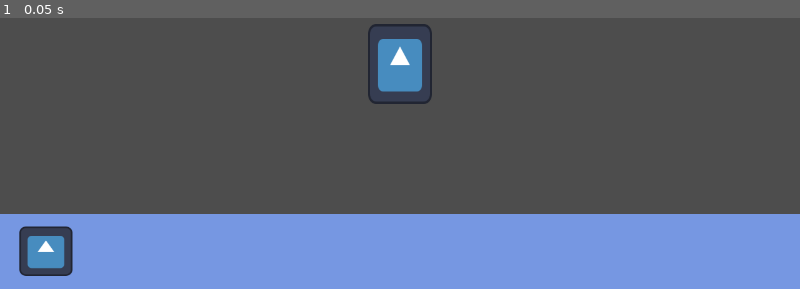
Above: before the commit, frame 1.
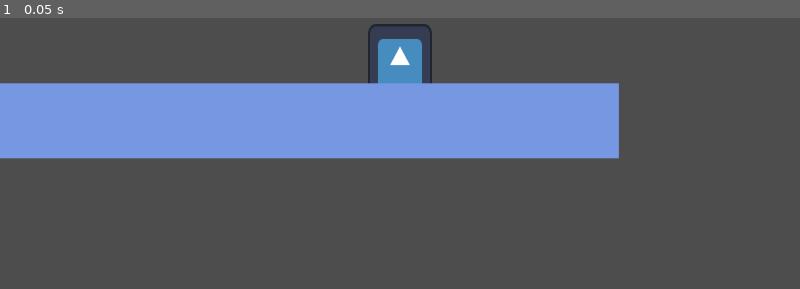
Above: after the commit, the same moment.

Repository: panda-ARCMH/BoblinQuest
Game: Godot game, scene res://dungeon.tscn
Two runs of this game, one before a commit and one after it. Both use one fixed random seed, a clock stepped at 60 frames per second and the inputs below. The engine's default icon, where the game draws it, is replaced by a stand-in: a white triangle on a blue panel in a dark square.
Inputs:
- Up to frame 1 (0.05 s): no input

The runs differ from the first frame. In frame 1, 49% of the frame differs, in the area x 0-100%, y 23-100%.

Commit message:
feat: semi-done stats. Creating new item pickup logic.

Diff:
--- a/boblin-quest/boblin.gd
+++ /dev/null
@@ -1,10 +0,0 @@
-extends CharacterBody2D
-
-const SPEED := 300.0
-
-func _physics_process(delta: float) -> void:
-	var dir := Input.get_vector("ui_left", "ui_right", "ui_up", "ui_down")
-	if dir != Vector2.ZERO:
-		print("moving")
-	velocity = dir * SPEED
-	move_and_slide()
--- a/boblin-quest/dungeon.tscn
+++ b/boblin-quest/dungeon.tscn
@@ -1,7 +1,7 @@
 [gd_scene format=3 uid="uid://baplemtd017hj"]
 
 [ext_resource type="Texture2D" uid="uid://bev1ttcujvfi5" path="res://icon.svg" id="1_6elmv"]
-[ext_resource type="Script" uid="uid://c3jysr2vwf7qv" path="res://boblin.gd" id="1_qu0b2"]
+[ext_resource type="Script" uid="uid://c3jysr2vwf7qv" path="res://player/boblin.gd" id="1_qu0b2"]
 [ext_resource type="Texture2D" uid="uid://csvw4h5lauuhu" path="res://assets/initialconcept.png" id="3_noicg"]
 
 [sub_resource type="CapsuleShape2D" id="CapsuleShape2D_qu0b2"]
@@ -50,6 +50,10 @@
 anchors_preset = 15
 anchor_right = 1.0
 anchor_bottom = 1.0
+offset_left = -290.0
+offset_top = -209.0
+offset_right = -290.0
+offset_bottom = -209.0
 grow_horizontal = 2
 grow_vertical = 2
 
--- /dev/null
+++ b/boblin-quest/items/banana.tscn
@@ -0,0 +1,3 @@
+[gd_scene format=3 uid="uid://cc82ck07xuhrg"]
+
+[node name="Banana" type="Node2D" unique_id=588233102]
--- /dev/null
+++ b/boblin-quest/items/brown_goop.tscn
@@ -0,0 +1,3 @@
+[gd_scene format=3 uid="uid://dea3pmyrhg7q6"]
+
+[node name="BrownGoop" type="Node2D" unique_id=767582850]
--- /dev/null
+++ b/boblin-quest/items/energy_drink.tscn
@@ -0,0 +1,3 @@
+[gd_scene format=3 uid="uid://djisvrxspnavt"]
+
+[node name="EnergyDrink" type="Node2D" unique_id=1714781621]
--- /dev/null
+++ b/boblin-quest/items/grum_grum.tscn
@@ -0,0 +1,3 @@
+[gd_scene format=3 uid="uid://b4lqvxo7n8t7p"]
+
+[node name="GrumGrum" type="Node2D" unique_id=94164151]
--- /dev/null
+++ b/boblin-quest/items/healing_item.tscn
@@ -0,0 +1,3 @@
+[gd_scene format=3 uid="uid://d0o4s721j58pu"]
+
+[node name="HealingItem" type="Node2D" unique_id=70923905]
--- /dev/null
+++ b/boblin-quest/items/itemPickup.gd
@@ -0,0 +1 @@
+extends
--- /dev/null
+++ b/boblin-quest/player/boblin.gd
@@ -0,0 +1,22 @@
+extends CharacterBody2D
+
+# Boblin's stats
+@export var player_stats: PlayerStats = PlayerStats.new()
+
+func _ready() -> void:
+	player_stats.start_run();
+
+# Player movement
+func _physics_process(_delta: float) -> void:
+	var input_dir:= Input.get_vector(
+		"ui_left",
+		"ui_right",
+		"ui_up",
+		"ui_down"
+	)
+	if input_dir != Vector2.ZERO:
+		print("moving")
+
+	# Player move speed determined by the Move Speed stat.
+	velocity = input_dir * player_stats.get_move_speed()
+	move_and_slide()
--- /dev/null
+++ b/boblin-quest/player/boblinCharacter.tscn
@@ -0,0 +1,22 @@
+[gd_scene format=3 uid="uid://c5q1edwdtifuw"]
+
+[ext_resource type="Texture2D" uid="uid://bev1ttcujvfi5" path="res://icon.svg" id="1_3l2ri"]
+[ext_resource type="Script" uid="uid://c3jysr2vwf7qv" path="res://player/boblin.gd" id="1_6muyc"]
+[ext_resource type="Script" uid="uid://d1g0nt14oal5p" path="res://player/playerStats.gd" id="2_1e7qy"]
+
+[sub_resource type="Resource" id="Resource_piqky"]
+script = ExtResource("2_1e7qy")
+metadata/_custom_type_script = "uid://d1g0nt14oal5p"
+
+[node name="BoblinCharacter_tscn" type="Node2D" unique_id=105154980]
+
+[node name="boblinCharacterBody2D" type="CharacterBody2D" parent="." unique_id=2041915979]
+script = ExtResource("1_6muyc")
+player_stats = SubResource("Resource_piqky")
+
+[node name="Area2D" type="Area2D" parent="boblinCharacterBody2D" unique_id=865174906]
+
+[node name="Sprite2D" type="Sprite2D" parent="boblinCharacterBody2D" unique_id=2021122109]
+texture = ExtResource("1_3l2ri")
+
+[node name="CollisionShape2D" type="CollisionShape2D" parent="boblinCharacterBody2D" unique_id=426044725]
--- /dev/null
+++ b/boblin-quest/player/playerStats.gd
@@ -0,0 +1,69 @@
+extends Resource
+class_name PlayerStats
+
+#  Base Stats
+# -----------------------------------
+@export var base_health: int = 100
+@export var move_speed: float = 200.0
+@export var base_damage: int = 3
+@export var attack_speed: float = 1.0 # TODO: Cap Attack speed at something reasonable (like 2.0)
+
+# Player Health at RUNTIME
+@export var player_health: int = 100
+
+# Additional Stats
+# -----------------------------------
+# These stats are added on the base stats DURING gameplay
+var additional_health: int = 0
+var additional_move_speed: float = 0.0
+var additional_damage: int = 0
+@export var additional_attack_speed: float = 0.0 # TODO: Cap Attack speed at something reasonable (like 2.0)
+
+
+# Stat functions
+# -----------------------------------
+# Change player stats at RUNTIME
+func get_max_health() -> int:
+	return base_health + additional_health
+
+func get_damage() -> int:
+	return base_damage + additional_damage
+
+func get_move_speed() -> float:
+	return move_speed + additional_move_speed
+
+func get_attack_speed() -> float:
+	return attack_speed + additional_attack_speed
+
+# Gameplay
+# -----------------------------------
+# Sets the base stats for the player on the first run.
+func start_run():
+	reset_run_bonuses()
+
+	# Should reset to base since bonuses were cleared.
+	# DOUBLE CHECK THIS
+	player_health = get_max_health()
+
+# Resets the collected item bonuses collected IN RUN
+func reset_run_bonuses():
+	additional_health = 0
+	additional_damage = 0
+	additional_move_speed = 0
+	additional_attack_speed = 0
+
+# Damage
+# -----------------------------------
+# Take the player health, subtract damage amount. Applies the damage
+# if it falls between the current, min, and max player health.
+func apply_damage(damage_amount: int) -> void:
+	player_health = clamp(player_health - damage_amount, 0, get_max_health())
+
+# Determine whether the player is dead
+func is_dead() -> bool:
+	return player_health <=0
+
+# Heals the player on item pickup
+# TODO: Add item pick up functions
+func heal() -> void:
+	player_health = clamp(player_health, 0, get_max_health())
Not shown, added: boblin-quest/items/itemPickup.gd.uid
Renamed: boblin-quest/boblin.gd.uid -> boblin-quest/player/boblin.gd.uid
Not shown, added: boblin-quest/player/playerStats.gd.uid
